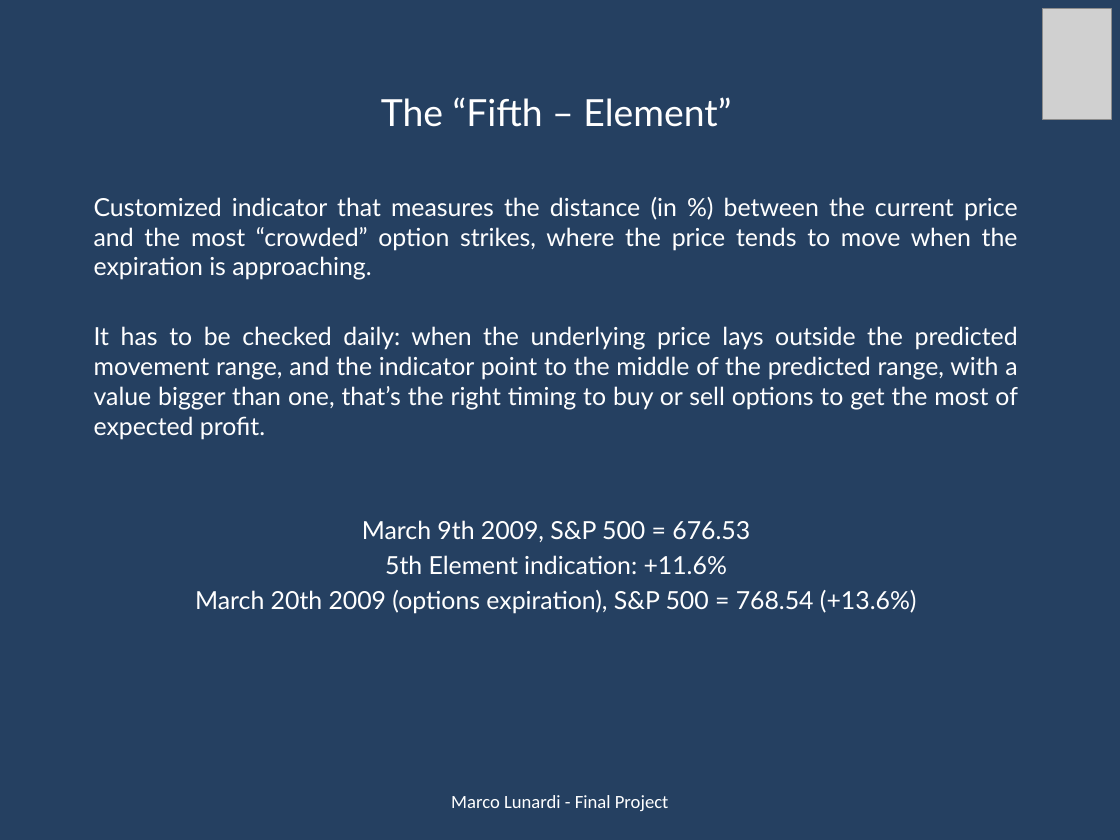
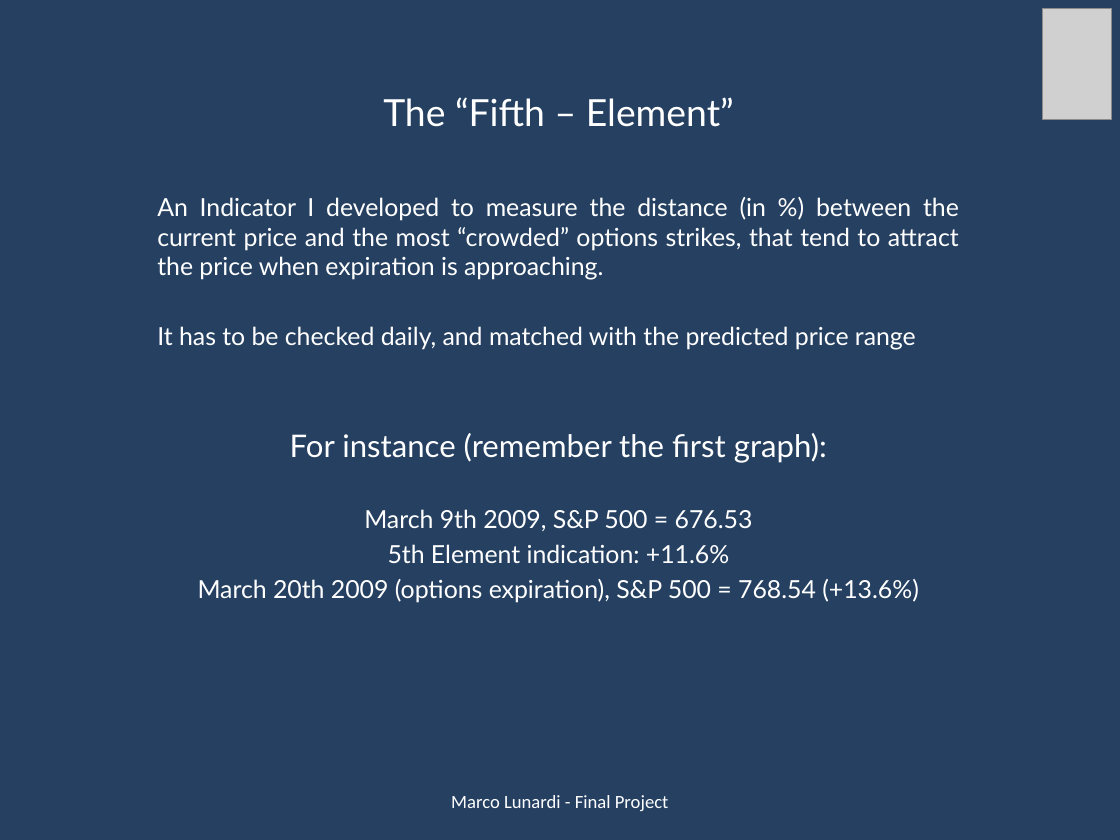
Before and after one commit to marcolunardi/metis, a slide deck: slide 6 of kojak_work/Metis Kojak.pptx. Drawn at 1120x840 pixels with LibreOffice and Linux fonts; fonts in the diff are those of the drawing; grey boxes stand for pictures. Boxes give left, top, right and bottom in pixels: in the first picture for what was removed or moved away, otherwise in the second. Text is boxed around its words. In the diff, an @@ line names an element or a change of style, - is before the commit and + after.

```diff
--- a/kojak_work/Metis Kojak.pptx
+++ b/kojak_work/Metis Kojak.pptx
@@ text "The “Fifth – Element”" moved from (x1=94, y1=97, x2=1018, y2=614) to (x1=157, y1=97, x2=959, y2=603) @@
@@ text at (x1=157, y1=197, x2=959, y2=463): text changed @@
-Customized indicator that measures the distance (in %) between the current price and the most “crowded” option strikes, where the price tends to move when the expiration is approaching.
-It has to be checked daily: when the underlying price lays outside the predicted movement range, and the indicator point to the middle of the predicted range, with a value bigger than one, that’s the right timing to buy or sell options to get the most of expected profit.
+An Indicator I developed to measure the distance (in %) between the current price and the most “crowded” options strikes, that tend to attract the price when expiration is approaching.
+It has to be checked daily, and matched with the predicted price range
+For instance (remember the first graph):
```
Also in this commit, not shown: 5 other slides changed, 1 slide added, 7 other files.
